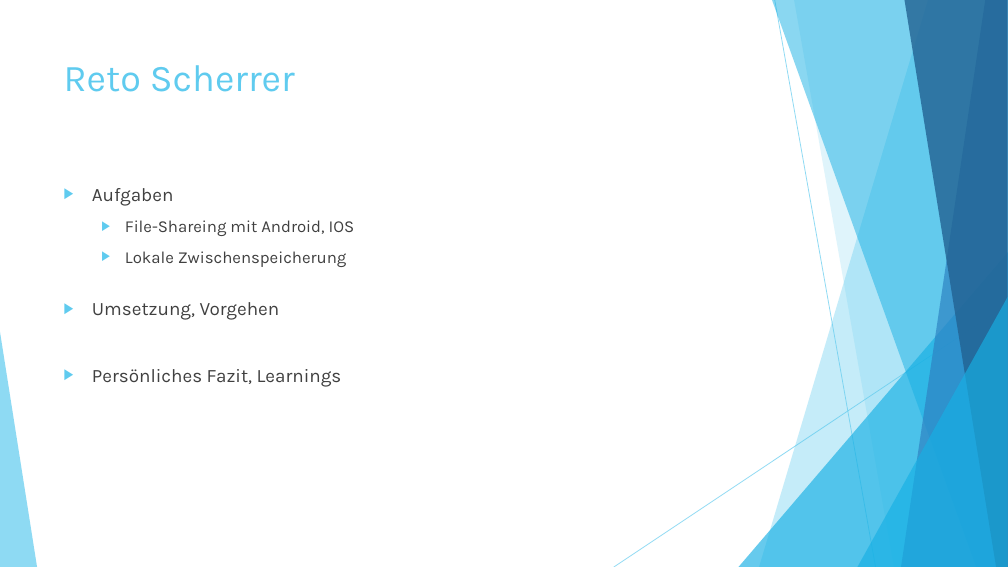
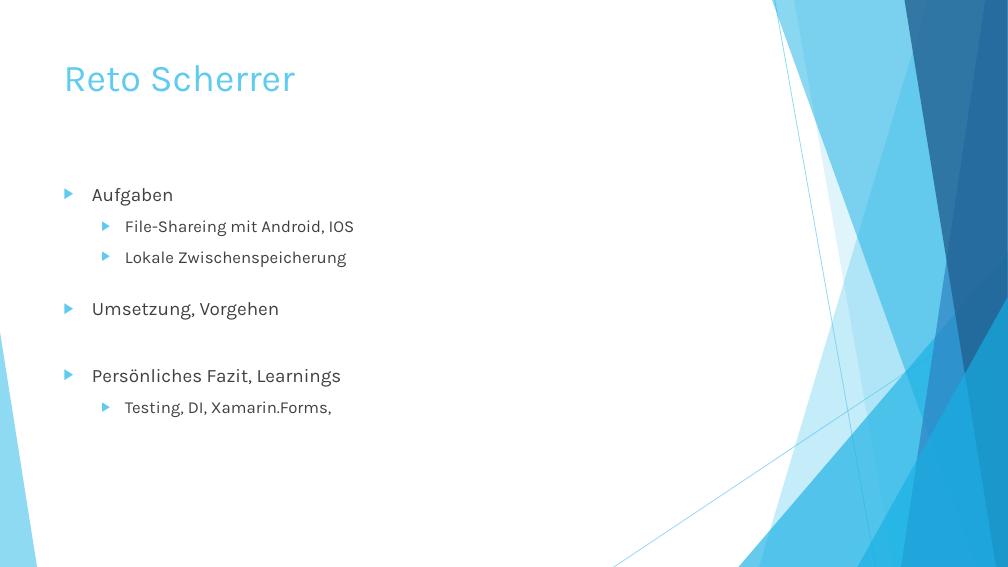
Before and after one commit to chrobacik/Device2Device-FileIO, a slide deck: slide 10 of Projekt Dokumente/Präsentation.pptx. Drawn at 1008x567 pixels with LibreOffice and Linux fonts; fonts in the diff are those of the drawing. Boxes give left, top, right and bottom in pixels: in the first picture for what was removed or moved away, otherwise in the second. Text is boxed around its words. In the diff, an @@ line names an element or a change of style, - is before the commit and + after.

```diff
--- a/Projekt Dokumente/Präsentation.pptx
+++ b/Projekt Dokumente/Präsentation.pptx
@@ text at box(125, 401, 331, 417): paragraph added @@
+  ▶ Testing, DI, Xamarin.Forms,
```
Also in this commit, not shown: 2 other slides changed, 2 slides added, 1 slide removed, 1 other file.
